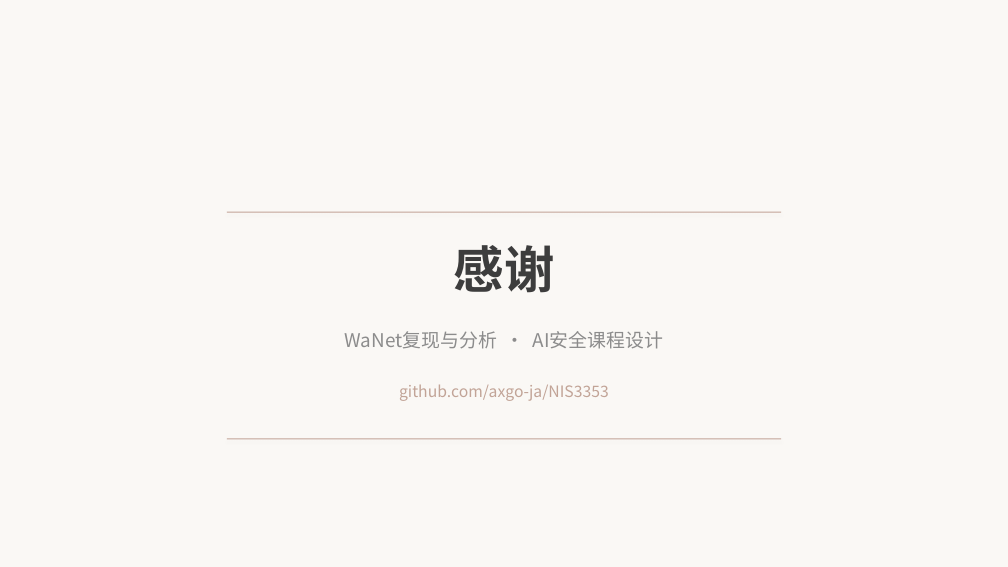
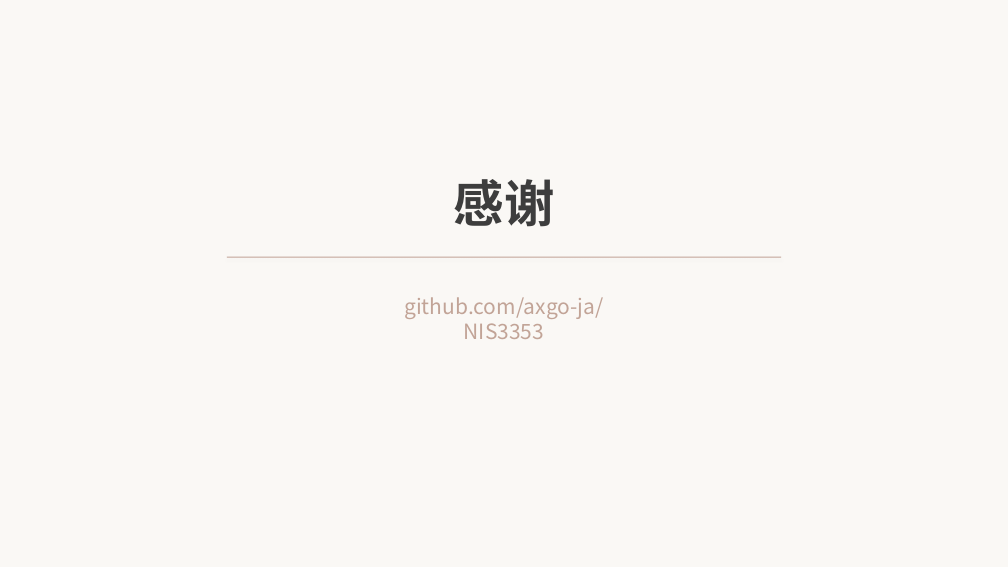
Before and after one commit to axgo-ja/NIS3353, a slide deck: slide 15 of WaNet答辩.pptx. Drawn at 1008x567 pixels with LibreOffice and Linux fonts; fonts in the diff are those of the drawing. Boxes give left, top, right and bottom in pixels: in the first picture for what was removed or moved away, otherwise in the second. Text is boxed around its words. In the diff, an @@ line names an element or a change of style, - is before the commit and + after.

```diff
--- a/WaNet答辩.pptx
+++ b/WaNet答辩.pptx
@@ text "感谢": place and size @@
-text "感谢" at (454, 245, 555, 293)
+text "感谢" at (454, 179, 555, 227)
@@ rectangle removed at (227, 212, 781, 212) @@
@@ rectangle: place and size @@
-rectangle at (227, 439, 781, 439)
+rectangle at (227, 257, 781, 258)
@@ text "github.com/axgo-ja/NIS3353": place and size @@
-text "github.com/axgo-ja/NIS3353" at (399, 384, 609, 401)
+text "github.com/axgo-ja/NIS3353" at (404, 297, 604, 339)
@@ text "github.com/axgo-ja/NIS3353" at (404, 297, 604, 339): size 15 to 20 pt @@
@@ text removed at (345, 331, 663, 349) @@
-WaNet复现与分析 · AI安全课程设计
```
Also in this commit, not shown: 14 other slides changed, 7 other files.
